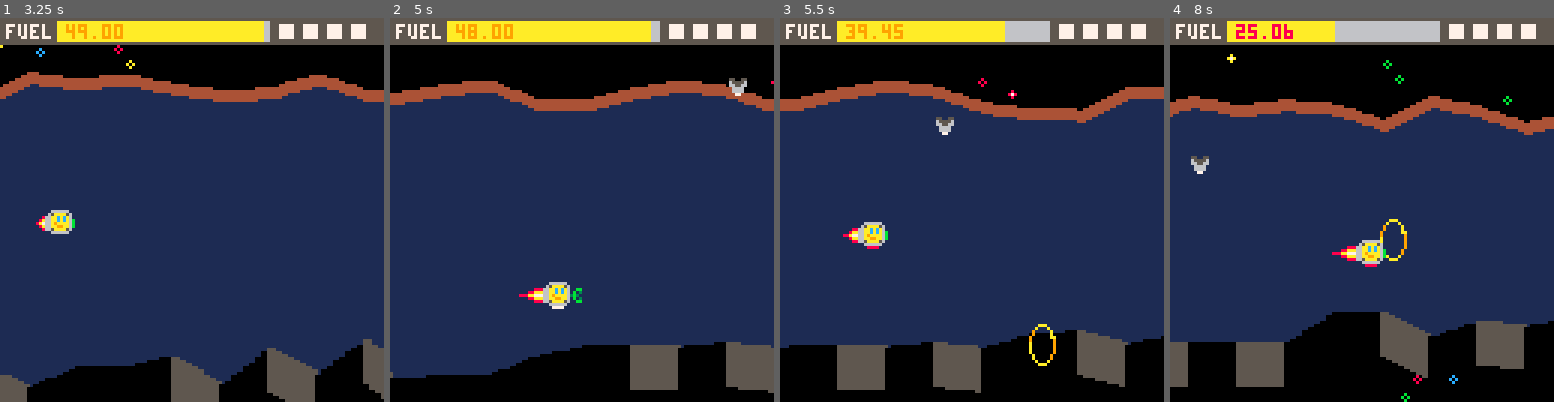
Above: before the commit, frames 1-4 (left to right).
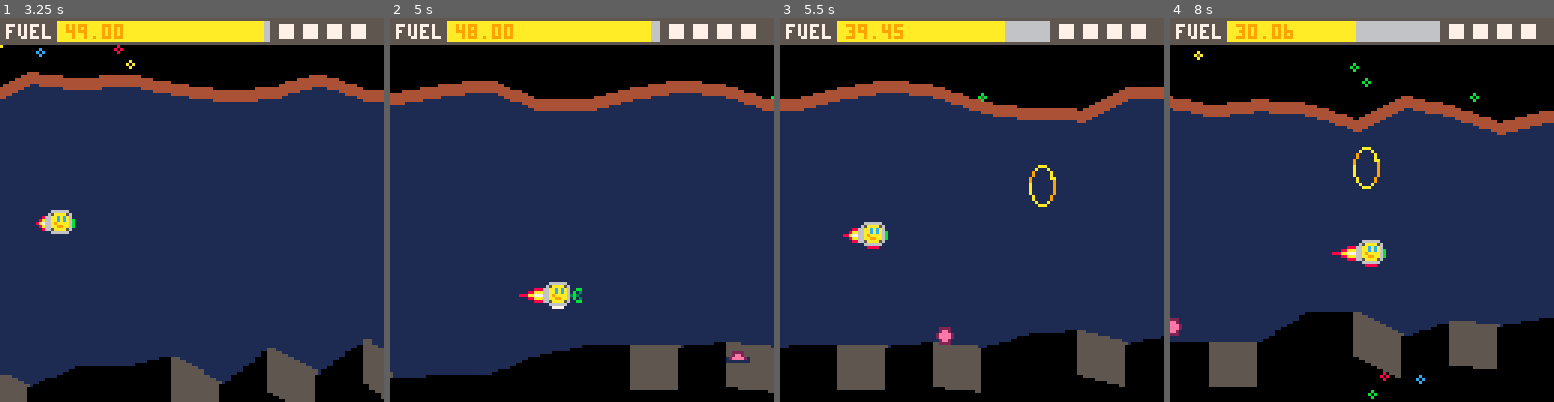
Above: after the commit, the same moments.

Repository: broquaint/pico8-carts
Game: PICO-8 cartridge mixedallegories.p8
Same seed, same stepped clock (60 frames per second), same inputs: the game is played once before the commit and once after it.
Inputs:
- Up to frame 1 (3.25 s): tap X (X key) at 0.33, 1.07, 1.85, 2.97 s; tap O (Z key) at 0.7, 1.7, 2.1, 2.5, 2.9 s; hold Right 1.6-2.1 s; hold Up 2.15-2.42 s; hold Right 2.47-3.03 s; hold Left from 3.08 s (still down)
- Up to frame 2 (5 s): tap O (Z key) every 0.4 s from 3.3 to 4.9 s; release Left at 3.58 s; hold Down 3.63-3.97 s; hold Right 4.02-4.68 s; tap X (X key) at 4.08 s; hold Up from 4.73 s (still down)
- Up to frame 3 (5.5 s): release Up at 5.03 s; hold Left from 5.08 s (still down); tap X (X key) at 5.2 s; tap O (Z key) at 5.3 s
- Up to frame 4 (8 s): release Left at 5.68 s; tap O (Z key) every 0.4 s from 5.7 to 7.7 s; hold Down 5.73-6.03 s; hold Right 6.08-6.58 s; tap X (X key) at 6.32, 7.43 s; hold Right 6.63-7.13 s; hold Up 7.18-7.45 s; hold Right from 7.5 s (still down)

Frame 1 is identical in both runs. In frame 2, 0.3% of the frame differs, in the area x 87-100%, y 15-90%; in frame 3, 0.8%; in frame 4, 11%, in the area x 0-100%, y 0-100%.

Commit message:
Add seed object
Is it an enemy or a friend?

Diff:
--- a/mixedallegories.p8
+++ b/mixedallegories.p8
@@ -50,13 +50,11 @@
 end
 
 function animate_move(obj)
-   animate_obj(obj, function()
-              for f = 1, obj.frames do
-                 if(obj.crashed) return
-                 obj.y = lerp(obj.from, obj.to, easein(f/obj.frames))
-                 yield()
-              end
-   end)
+   for f = 1, obj.frames do
+      if(obj.crashed or obj.collected) return
+      obj.y = lerp(obj.from, obj.to, easein(f/obj.frames))
+      yield()
+   end
 end
 
 g_fuel_max = 50
@@ -90,6 +88,7 @@
 end
 
 o_stalactite = 'stalactite'
+o_seed       = 'seed'
 o_fuel_ring  = 'fuel_ring'
 o_form       = 'platonic_form'
 
@@ -223,7 +222,7 @@
          if gap > 20 and i < (section_length * 4) then
             if x % 128 == 0 and randx(3) > 1 then
                local oy  = up_y - 6
-               local obj = make_obj({
+               local stalactite = make_obj({
                      type=o_stalactite,
                      y=oy, x=x,
                      from=oy, to=down_y,
@@ -235,7 +234,17 @@
                         o.alive=false
                         end
                })
-               add(objects, obj)
+               local seed = make_obj({
+                     type=o_seed,
+                     y=down_y, x=x,
+                     from=down_y-6, to=up_y+flr(gap/4),
+                     frames=45,
+                     alive=true,
+                     apogee=false,
+                     collected=false,
+                     cur_spr=27,
+               })
+               add(objects, randx(2) > 1 and stalactite or seed)
             elseif x % 144 == 0 then -- and randx(5) > 3 then
                local ring = make_obj({
                      type=o_fuel_ring,
@@ -323,6 +332,7 @@
 
 ring_streak     = 0
 collected_rings = 0
+collected_seeds = 0
 collected_forms = {}
 collecting_form = false
 function check_objects(x, y)
@@ -344,6 +354,50 @@
                obj.crashed = true
                ring_streak = 0
                sfx(7)
+               animate(function()
+                     local orig_x = obj.x
+                     local orig_s = cam_speed
+                     for f=1,49 do
+                        if f % 10 == 0 then
+                           obj.x = obj.x > 0 and -1 or orig_x
+                        end
+                        yield()
+                     end
+                     obj.x = -1
+               end)
+               return g_min_speed
+            end
+         elseif obj.type == o_seed and not obj.collected and not obj.crashed then
+            if claw.extended then
+               local cx1 = px1+8+claw.length
+               local cy0 = py0+4
+               local cy1 = cy0+4
+               if  (cx1 >= obj.x and cx1 < obj.x+8)
+               and (cy0 >= obj.y and cy1 <= (obj.y+8)) then
+                  obj.collected = true
+                  obj.cur_spr = 31
+                  sfx(11)
+                  collected_seeds += 1
+                  animate(function()
+                        while claw.extending do
+                           obj.x = flr(player_x + cam_x) + 11 + claw.length
+                           yield()
+                        end
+                        obj.x = -1
+                  end)
+                  return
+               end
+            end
+            local sx0 = obj.x
+            local sx1 = sx0 + 8
+            local sy0 = obj.y
+            local sy1 = sy0 + 8
+            if  ((px0 > sx0 and px0 < sx1) or (px1 > sx0 and px1 < sx1))
+            and ((py0 > sy0 and py0 < sy1) or (py1 > sy0 and py1 < sy1)) then
+               consume_fuel(4)
+               obj.crashed = true
+               ring_streak = 0
+               if(not obj.apogee) sfx(12)
                animate(function()
                      local orig_x = obj.x
                      local orig_s = cam_speed
@@ -444,6 +498,49 @@
    animate(anim)
 end
 
+function animate_seed(obj)
+   local function launch()
+      obj.cur_spr+=1
+      wait(7)
+      obj.cur_spr+=1
+      wait(4)
+      obj.cur_spr+=1
+      wait(2)
+      animate_move(obj)
+      obj.apogee = true
+      if not obj.collected and on_screen(obj.x) then
+         sfx(12)
+         obj.circ_colour = white
+         obj.circ_size = 2
+         wait(1)
+
+         obj.circ_size = 3
+         wait(2)
+
+         obj.circ_colour = azure
+         obj.circ_size = 4
+
+         wait(3)
+         obj.circ_size = 5
+
+         wait(3)
+         obj.circ_colour = violet
+         obj.circ_size = 6
+         wait(2)
+         obj.circ_size = 7
+         wait(3)
+         obj.circ_colour = magenta
+         obj.circ_size = 8
+         wait(10)
+         obj.x = -1
+         obj.alive = false
+      end
+   end
+   if not obj.animating and not obj.apogee then
+      animate_obj(obj, launch)
+   end
+end
+
 function set_collided(c)
    if c != nil then
       collided = merge(collided, c)
@@ -476,7 +573,7 @@
       set_collided()
       player_crashing = false
    end)
-end
+   end
 
 function update_level()
    if btnp(b_x) and not claw.extending and not player_crashing then
@@ -558,7 +654,9 @@
    for obj in all(objects) do
       if not obj.animating and obj.alive and on_screen(obj.x) then
          if obj.type == o_stalactite and not obj.crashed and obj.x - (cam_x+player_x) < 60 then
-            animate_move(obj)
+            animate_obj(obj, animate_move)
+         elseif obj.type == o_seed and not obj.apogee and obj.x - (cam_x+player_x) < 80 then
+            animate_seed(obj)
          elseif obj.type == o_fuel_ring and not(obj.fuel_used or obj.crashed) then
             animate_obj(obj, function(r) animate_ring(r) end)
          end
@@ -844,8 +942,14 @@
     print('escaped in '..rt..'s', msg_x, 96, white)
     rt = count(objects, function(o) return o.type == o_fuel_ring end)
     print(
-       dumper('collected fuel rings ', collected_rings, '/', rt), msg_x, 102
+       dumper('fuel rings flown through ', collected_rings, '/', rt), msg_x, 102
     )
+    if collected_seeds > 0 then
+       rt = count(objects, function(o) return o.type == o_fuel_ring end)
+       print(
+          dumper('socraseeds grabbed ', collected_seeds, '/', rt), msg_x, 108
+       )
+    end
 end
 
 function draw_level()
@@ -880,6 +984,12 @@
          if obj.type == o_stalactite then
             local s = obj.crashed and 4 or (obj.alive and 2 or 3)
             spr(s, obj.x, obj.y)
+         elseif obj.type == o_seed then
+            if not obj.apogee then
+               spr(obj.cur_spr, obj.x, obj.y)
+            elseif not obj.collected then
+               circfill(obj.x+4, obj.y+4, obj.circ_size, obj.circ_colour)
+            end
          elseif obj.type == o_fuel_ring then
             draw_ring_half(obj, 'back')
             add(ring_halves, obj)
@@ -981,12 +1091,12 @@
 0000000065aaaa56000770000115711000005000a0000000a900000009900000009a0000000a000000000000000000000b0000000bb000000bb000000bb33000
 0000000006666660000000000000001100000000a0000000aa00000009900000009a0000000a0000000000000000000000000000000000000000000000000000
 0000000006666660000000000000000000000000a0000000aa00000009900000009a0000000a0000000000000000000000000000000000000000000000000000
-0000000065aaaa56000000000000000000000000a0000000aa00000009900000009a0000000a0000000000000000000000000000000000000000000000000000
-000000806aacaca6000000000000000000000000a0000000aa0000000990000000a90000000a0000000000000000000000000000000000000000000000000000
-000008a06aacaca60000000000000000000000000a00000900a00000900a00000a00900000a00000000000000000000000000000000000000000000000000000
-00008a706a9aaaa60000000000000000000000000a00000900a00000900a00000a00900000a00000000000000000000000000000000000000000000000000000
-000008a06aa99aa600000000000000000000000000a00090000a000a0000a000a00009000a000000000000000000000000000000000000000000000000000000
-0000008065aaaa56000000000000000000000000000aa9000000aaa000000aaa00000099a0000000000000000000000000000000000000000000000000000000
+0000000065aaaa56000000000000000000000000a0000000aa00000009900000009a0000000a0000000000000000000000000000000000000022220000222200
+000000806aacaca6000000000000000000000000a0000000aa0000000990000000a90000000a000000000000000000000000000000222200002ee200007ee700
+000008a06aacaca60000000000000000000000000a00000900a00000900a00000a00900000a00000000000000000000000222200002ee20002eeee2002eeee20
+00008a706a9aaaa60000000000000000000000000a00000900a00000900a00000a00900000a000000000000000222200002ee20002eeee2002eeee2002feef20
+000008a06aa99aa600000000000000000000000000a00090000a000a0000a000a00009000a00000000000000112ee21112eeee2102eeee20002ee200002ff200
+0000008065aaaa56000000000000000000000000000aa9000000aaa000000aaa00000099a0000000000000001111111111111111111111110022220000222200
 00000000066666600000000000000000000000000000000000000000000000000000000000000000000000000000000000000000000000000000000000000000
 00000000000000000000000000000000000000000000000000000000000000000000000000000000000000000000000000000000000000000000000000000000
 0000000000000000000000aaaa00000000000000000000000000000aa00000000999777777779990099977777777999009997777777799900999777777779990
Not shown, changed: the sound effects (__sfx__) section of mixedallegories.p8
